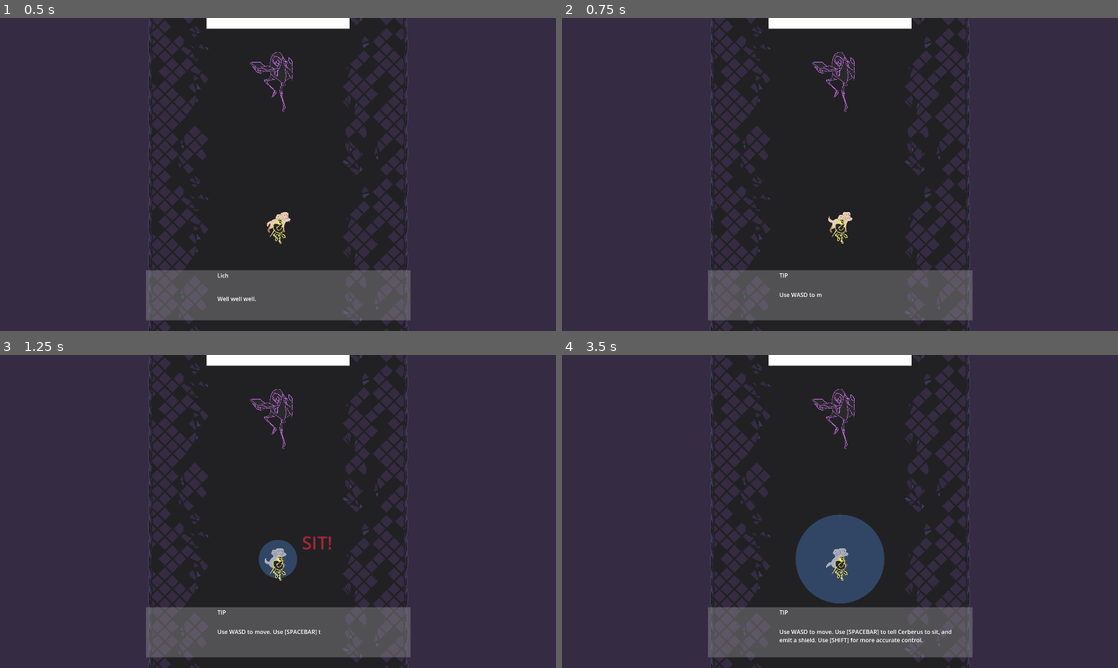
Above: before the commit, frames 1-4 (two rows, left to right).
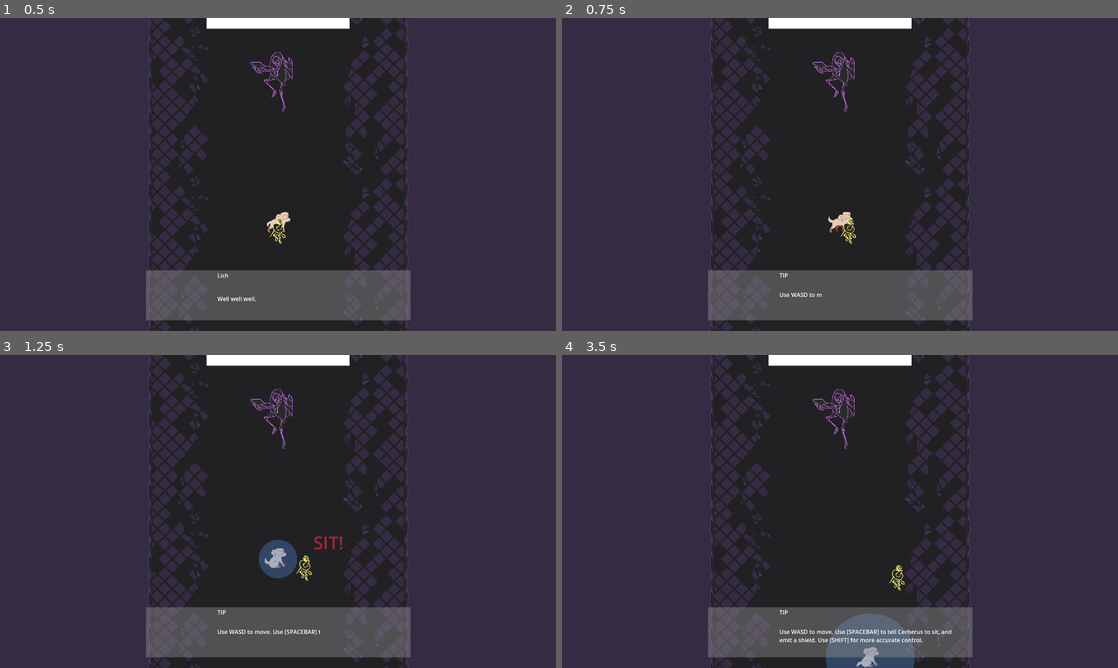
Above: after the commit, the same moments.

Repository: JeppeLindberg/toxic-terror
Game: Godot game, scene res://scenes/main.tscn
The game is run twice, just before and just after one commit, with the same random seed, the same clock (stepped at 60 frames per second) and the same inputs.
Inputs:
- Up to frame 1 (0.5 s): no input
- Up to frame 2 (0.75 s): tap Enter (interact) at 0.5 s; hold D (move_right) from 0.53 s (still down); hold Shift (improve_accuracy) from 0.53 s (still down)
- Up to frame 3 (1.25 s): keep holding D (move_right); keep holding Shift (improve_accuracy); tap Space (sit) at 0.8 s
- Up to frame 4 (3.5 s): release D (move_right) at 1.28 s; release Shift (improve_accuracy) at 1.28 s; hold S (move_down) 1.28-2.03 s; tap Space (sit) at 1.35, 2.3 s; tap Shift (improve_accuracy) at 1.55, 3.05 s; hold D (move_right) 2.03-2.78 s; hold Shift (improve_accuracy) 2.03-2.78 s; hold W (move_up) from 2.78 s (still down); tap Enter (interact) at 2.85 s

Frame 1 is identical in both runs. In frame 2, 0.2% of the frame differs, in the area x 48-53%, y 64-73%; in frame 3, 0.4%; in frame 4, 5.7%, in the area x 42-64%, y 50-100%.

Commit message:
progress

Diff:
--- /dev/null
+++ b/prefabs/bullet_emitter_wave_2.tscn
@@ -0,0 +1,15 @@
+[gd_scene load_steps=4 format=3 uid="uid://ed44xqawf5aq"]
+
+[ext_resource type="Script" uid="uid://bvgwp2okbuhhe" path="res://scripts/bullet_emitter.gd" id="1_pawei"]
+[ext_resource type="PackedScene" uid="uid://detnkbnaqafot" path="res://prefabs/bullet_lich_wave_2.tscn" id="2_pawei"]
+[ext_resource type="Script" uid="uid://3wtdags3jvn7" path="res://scripts/pattern_lich_showfall.gd" id="3_6b4fu"]
+
+[node name="bullet_emitter_wave_2" type="Node2D"]
+rotation = 1.5708
+script = ExtResource("1_pawei")
+bullet = ExtResource("2_pawei")
+base_bullets_per_sec = 0.3
+base_charge_dec = 1.0
+
+[node name="pattern" type="Node2D" parent="."]
+script = ExtResource("3_6b4fu")
--- /dev/null
+++ b/prefabs/bullet_emitter_wave_2_alt.tscn
@@ -0,0 +1,15 @@
+[gd_scene load_steps=4 format=3 uid="uid://h6bfmf6sxlns"]
+
+[ext_resource type="Script" uid="uid://bvgwp2okbuhhe" path="res://scripts/bullet_emitter.gd" id="1_qb4nt"]
+[ext_resource type="PackedScene" uid="uid://detnkbnaqafot" path="res://prefabs/bullet_lich_wave_2.tscn" id="2_midqx"]
+[ext_resource type="Script" uid="uid://3wtdags3jvn7" path="res://scripts/pattern_lich_showfall.gd" id="3_ask7b"]
+
+[node name="bullet_emitter_wave_2" type="Node2D"]
+rotation = 1.5708
+script = ExtResource("1_qb4nt")
+bullet = ExtResource("2_midqx")
+base_bullets_per_sec = 0.3
+base_charge_dec = 0.5
+
+[node name="pattern" type="Node2D" parent="."]
+script = ExtResource("3_ask7b")
--- /dev/null
+++ b/prefabs/bullet_lich_wave_2.tscn
@@ -0,0 +1,22 @@
+[gd_scene load_steps=4 format=3 uid="uid://detnkbnaqafot"]
+
+[ext_resource type="Script" uid="uid://dkkw6sd1syv7x" path="res://scripts/bullet.gd" id="1_0bupm"]
+[ext_resource type="Texture2D" uid="uid://c0il3jcguwea7" path="res://sprites/circle.png" id="2_nwl8l"]
+
+[sub_resource type="CircleShape2D" id="CircleShape2D_eb6dy"]
+radius = 12.0
+
+[node name="bullet_lich_wave_2" type="Node2D"]
+script = ExtResource("1_0bupm")
+target_layer = 17
+move_speed = 300.0
+max_lifetime = 1.8
+
+[node name="sprite" type="Sprite2D" parent="."]
+modulate = Color(0.873722, 0.238019, 0.341468, 1)
+scale = Vector2(0.237959, 0.237959)
+texture = ExtResource("2_nwl8l")
+
+[node name="shape" type="CollisionShape2D" parent="."]
+shape = SubResource("CircleShape2D_eb6dy")
+disabled = true
--- a/prefabs/lich_tier_1.tscn
+++ b/prefabs/lich_tier_1.tscn
@@ -6,10 +6,8 @@
 [ext_resource type="PackedScene" uid="uid://b65fv1ki3ciu0" path="res://prefabs/bullet_emitter_wave.tscn" id="4_cpj5x"]
 [ext_resource type="PackedScene" uid="uid://b8h67g2qja75j" path="res://prefabs/bullet_lich_roadhog.tscn" id="4_mthva"]
 [ext_resource type="Script" uid="uid://bcau0eex44e5i" path="res://scripts/array_copier.gd" id="6_8egbp"]
-[ext_resource type="PackedScene" uid="uid://bbv84r70kvc2s" path="res://prefabs/bullet_lich_last_wish.tscn" id="8_7sll1"]
-[ext_resource type="Script" uid="uid://5rosrjpl8hxe" path="res://scripts/pattern_lich_2.gd" id="9_3igat"]
-[ext_resource type="Script" uid="uid://c8xc8dpkdmjmg" path="res://scripts/orbiter.gd" id="10_4fexh"]
-[ext_resource type="PackedScene" uid="uid://ksmmvc4avw6e" path="res://prefabs/bullet_lich_seeker.tscn" id="11_s1mwp"]
+[ext_resource type="PackedScene" uid="uid://ed44xqawf5aq" path="res://prefabs/bullet_emitter_wave_2.tscn" id="8_34mkl"]
+[ext_resource type="PackedScene" uid="uid://h6bfmf6sxlns" path="res://prefabs/bullet_emitter_wave_2_alt.tscn" id="9_ksguw"]
 [ext_resource type="Script" uid="uid://ca5crlgksiui8" path="res://scripts/pattern_lich_seeker.gd" id="12_h4yvd"]
 
 [node name="tier_1" type="Node2D"]
@@ -39,21 +37,17 @@
 activate_at_dec = 0.3
 damage_taken_dec = 0.3
 
-[node name="bullet_emitter_last_wish" type="Node2D" parent="lich_behaviour_2"]
-script = ExtResource("3_1dkf0")
-bullet = ExtResource("8_7sll1")
-base_bullets_per_sec = 3.0
+[node name="wave_emitters" type="Node2D" parent="lich_behaviour_2"]
+position = Vector2(0, -155)
+script = ExtResource("6_8egbp")
+packed_scene = ExtResource("8_34mkl")
+interval = 30.0
+count = 100
 
-[node name="pattern" type="Node2D" parent="lich_behaviour_2/bullet_emitter_last_wish"]
-script = ExtResource("9_3igat")
-
-[node name="orbiter" type="Node2D" parent="lich_behaviour_2"]
-script = ExtResource("10_4fexh")
-
-[node name="bullet_emitter_seeker" type="Node2D" parent="lich_behaviour_2/orbiter"]
-script = ExtResource("3_1dkf0")
-bullet = ExtResource("11_s1mwp")
-base_bullets_per_sec = 10.0
-
-[node name="pattern" type="Node2D" parent="lich_behaviour_2/orbiter/bullet_emitter_seeker"]
-script = ExtResource("12_h4yvd")
+[node name="wave_emitters2" type="Node2D" parent="lich_behaviour_2"]
+position = Vector2(0, 823)
+rotation = 3.14159
+script = ExtResource("6_8egbp")
+packed_scene = ExtResource("9_ksguw")
+interval = 30.0
+count = 100
--- a/scripts/bullet_emitter.gd
+++ b/scripts/bullet_emitter.gd
@@ -37,7 +37,7 @@
 func _current_pattern():
 	var result = []
 	for p in _current_pattern_helper():
-		result.append(p.rotated(rotation))
+		result.append(p.rotated(global_rotation))
 	return result
 
 func _current_pattern_helper():
--- a/scripts/player.gd
+++ b/scripts/player.gd
@@ -56,19 +56,19 @@
 func _physics_process(_delta):
 	handle_movement_controls()
 
-	if manager.simulate:
-		var modified_speed = movement_speed
-		if improve_accuracy:
-			modified_speed *= slow_mode_mult
+	# if manager.simulate:
+	var modified_speed = movement_speed
+	if improve_accuracy:
+		modified_speed *= slow_mode_mult
 
-		linear_velocity = movement_direction * modified_speed
+	linear_velocity = movement_direction * modified_speed
 
-	if not manager.simulate:
-		var dist =  movement_speed * 10.0
-		if spawn_pos.global_position.distance_to(global_position) < dist:
-			linear_velocity = spawn_pos.global_position - global_position
-		else:
-			linear_velocity =( spawn_pos.global_position - global_position).normalized() * dist
+	# if not manager.simulate:
+	# 	var dist =  movement_speed * 10.0
+	# 	if spawn_pos.global_position.distance_to(global_position) < dist:
+	# 		linear_velocity = spawn_pos.global_position - global_position
+	# 	else:
+	# 		linear_velocity =( spawn_pos.global_position - global_position).normalized() * dist
 
 
 func handle_movement_controls():
Not shown: 1 places in prefabs/lich_tier_1.tscn that only renumber resources
